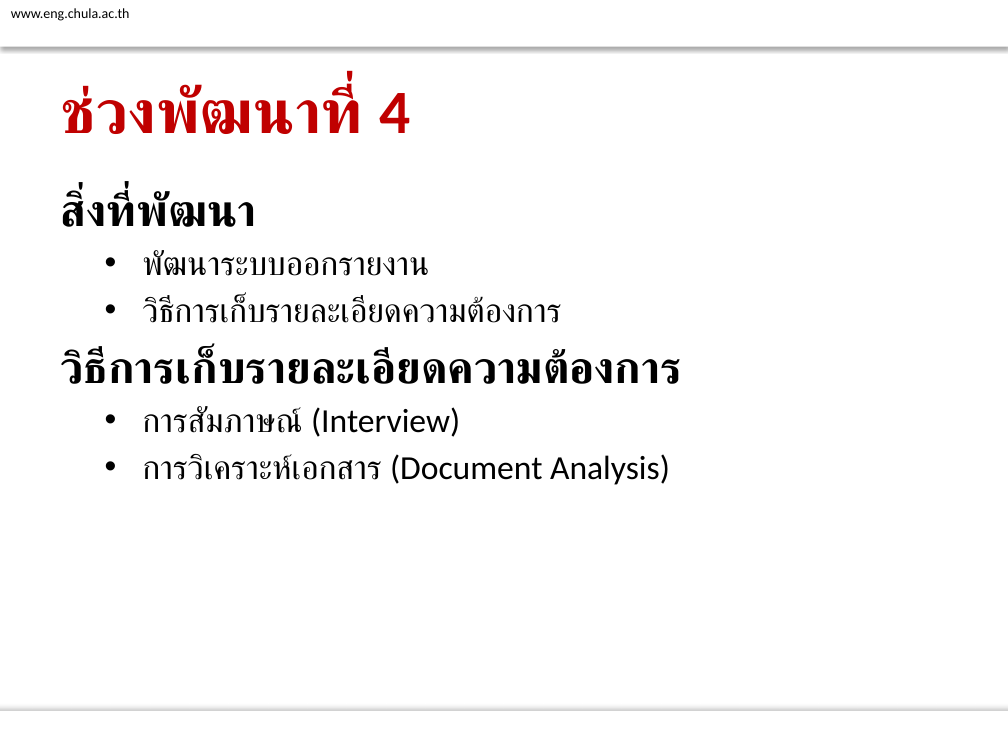
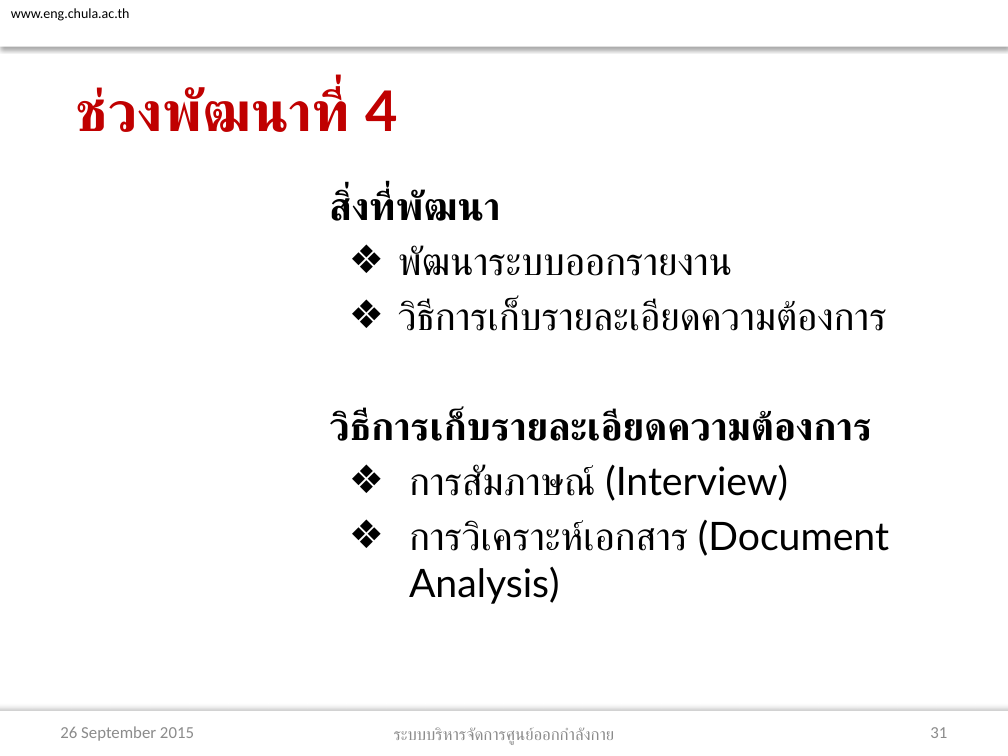
Before and after one commit to atadeesom/BubbleBeeDoc, a slide deck: slide 31 of Proposal/Final/Presentation R1.pptx (slide 30 before the commit). Drawn at 1008x756 pixels with LibreOffice and Linux fonts; fonts in the diff are those of the drawing; background and template pictures are left out. Boxes give left, top, right and bottom in pixels: in the first picture for what was removed or moved away, otherwise in the second. Text is boxed around its words. In the diff, an @@ line names an element or a change of style, - is before the commit and + after.

```diff
--- a/Proposal/Final/Presentation R1.pptx
+++ b/Proposal/Final/Presentation R1.pptx
@@ title "ช่วงพัฒนาที่ 4" at [76, 87, 398, 132]: size 44 to 40 pt, font Calibri to Lato @@
@@ text "สิ่งที่พัฒนา": place and size @@
-text "สิ่งที่พัฒนา" at [60, 191, 682, 485]
+text "สิ่งที่พัฒนา" at [329, 189, 889, 604]
@@ text "สิ่งที่พัฒนา" at [329, 189, 889, 604]: size 32 to 28 pt in "สิ่งที่พัฒนา", "วิธีการเก็บรายละเอียดความต้องการ"; font Calibri to Lato; size 24 to 28 pt in "พัฒนาระบบออกรายงาน", "วิธีการเก็บรายละเอียดความต้องการ", "การสัมภาษณ์ (Interview)", "การวิเคราะห์เอกสาร (Document Analysis)"; indent changed; bullet • to ❖ @@
@@ text added at [60, 726, 194, 741], 12 pt, text #8C8C8C @@
+26 September 2015
@@ text added at [394, 727, 615, 745], 12 pt, text #8C8C8C @@
+ระบบบริหารจัดการศูนย์ออกกำลังกาย
@@ page number added at [930, 727, 947, 738], 12 pt, text #8C8C8C @@
+31
```
Also in this commit, not shown: 29 other slides changed, 6 slides added, 6 slides removed.
